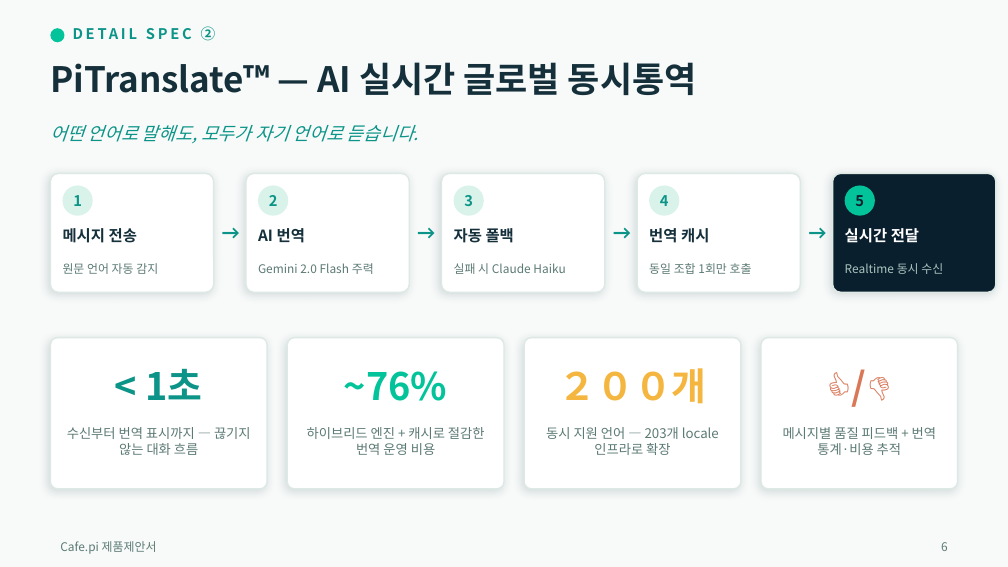
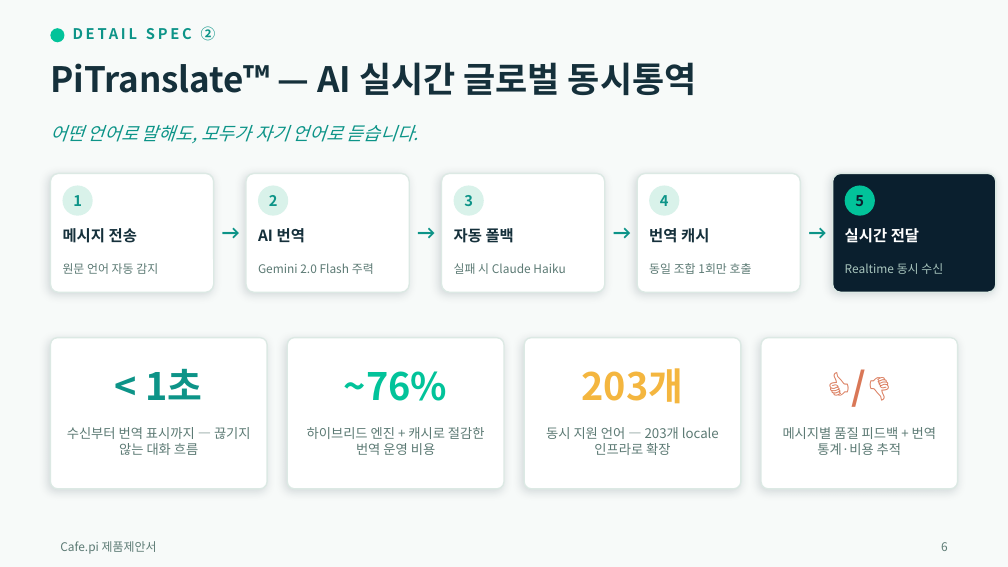
Before and after one commit to anakinwon/loginpi, a slide deck: slide 6 of docs/제품제안서.pptx. Drawn at 1008x567 pixels with LibreOffice and Linux fonts; fonts in the diff are those of the drawing. Boxes give left, top, right and bottom in pixels: in the first picture for what was removed or moved away, otherwise in the second. Text is boxed around its words. In the diff, an @@ line names an element or a change of style, - is before the commit and + after.

```diff
--- a/docs/제품제안서.pptx
+++ b/docs/제품제안서.pptx
@@ text at [582,368,684,404]: text changed @@
-２００개
+203개
```
Also in this commit, not shown: 2 other slides changed, 24 other files.
